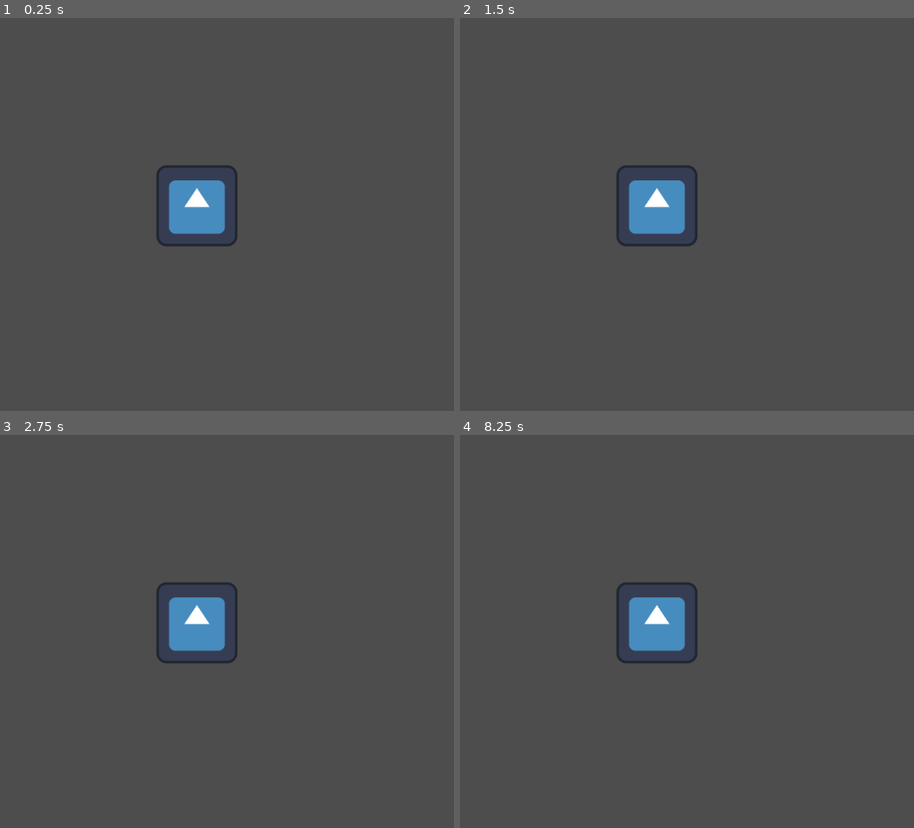
Above: before the commit, frames 1-4 (two rows, left to right).
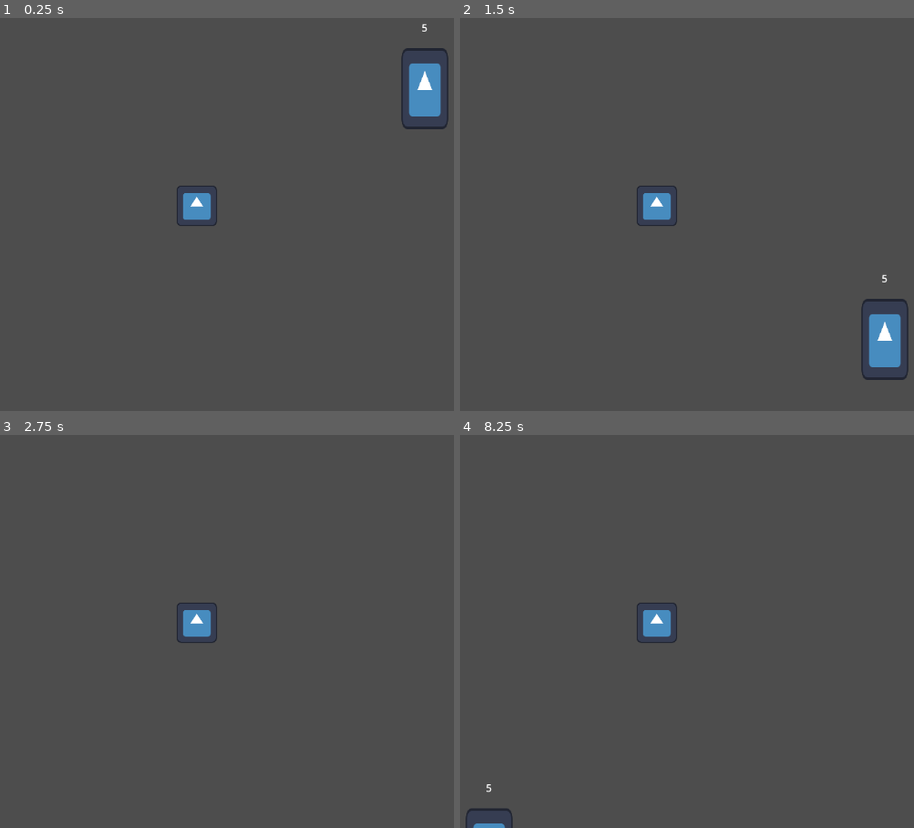
Above: after the commit, the same moments.

Repository: Luksx/GameOff-2024
Game: Godot game, scene res://Scenes/locations/worldtest.tscn
Same seed, same stepped clock (60 frames per second), same inputs: the game is played once before the commit and once after it. The engine's default icon, where the game draws it, is replaced by a stand-in: a white triangle on a blue panel in a dark square.
Inputs:
- Up to frame 1 (0.25 s): no input
- Up to frame 2 (1.5 s): tap Enter at 0.5 s; hold Up (ui_up) from 0.53 s (still down); tap F (melle_attack, bound only after the commit) at 0.6, 1.35 s
- Up to frame 3 (2.75 s): release Up (ui_up) at 2.03 s; hold Left (ui_left) from 2.03 s (still down); tap F (melle_attack, bound only after the commit) at 2.1 s
- Up to frame 4 (8.25 s): tap Space at 2.75, 4.25, 5.75 s; tap F (melle_attack, bound only after the commit) every 0.75 s from 2.85 to 8.1 s; tap Enter at 3.5, 5 s; release Left (ui_left) at 3.53 s; hold Down (ui_down) 3.53-4.28 s; hold Right (ui_right) 4.28-5.03 s; hold Up (ui_up) 5.03-5.78 s; hold Right (ui_right) 5.78-8.03 s; hold Down (ui_down) from 8.03 s (still down)

The runs differ from the first frame. In frame 1, 3.1% of the frame differs, in the area x 34-99%, y 1-59%; in frame 2, 3.1%; in frame 3, 1.9%; in frame 4, 2.0%.

Commit message:
Attack and enemy
Added simple attack and enemy who can punch

Diff:
--- /dev/null
+++ b/Scenes/entities/dummy.tscn
@@ -0,0 +1,28 @@
+[gd_scene load_steps=4 format=3 uid="uid://iconi5qs85mw"]
+
+[ext_resource type="Texture2D" uid="uid://b8in14xftx34b" path="res://icon.svg" id="1_4u66e"]
+[ext_resource type="Script" path="res://Scripts/enemy/dummy.gd" id="1_6csfq"]
+
+[sub_resource type="RectangleShape2D" id="RectangleShape2D_oqp5o"]
+size = Vector2(76, 128)
+
+[node name="CharacterBody2D" type="CharacterBody2D"]
+script = ExtResource("1_6csfq")
+
+[node name="Icon" type="Sprite2D" parent="."]
+scale = Vector2(0.578125, 1)
+texture = ExtResource("1_4u66e")
+
+[node name="hitbox" type="Area2D" parent="."]
+
+[node name="CollisionShape2D" type="CollisionShape2D" parent="hitbox"]
+position = Vector2(1, 0)
+shape = SubResource("RectangleShape2D_oqp5o")
+debug_color = Color(0.841275, 0.340693, 0.460043, 0.42)
+
+[node name="hplabel" type="Label" parent="."]
+offset_left = -5.0
+offset_top = -108.0
+offset_right = 35.0
+offset_bottom = -85.0
+text = "1"
--- a/Scenes/entities/player.tscn
+++ b/Scenes/entities/player.tscn
@@ -1,12 +1,17 @@
-[gd_scene load_steps=4 format=3 uid="uid://cak04eh3nhww6"]
+[gd_scene load_steps=6 format=3 uid="uid://cak04eh3nhww6"]
 
 [ext_resource type="Script" path="res://Scripts/player/movement/player.gd" id="1_ctsd1"]
 [ext_resource type="Texture2D" uid="uid://b8in14xftx34b" path="res://icon.svg" id="1_f43qc"]
+[ext_resource type="Script" path="res://Scripts/player/combat/attackcomponent.gd" id="3_k24vc"]
 
 [sub_resource type="RectangleShape2D" id="RectangleShape2D_6tvk0"]
 size = Vector2(130, 129)
 
+[sub_resource type="CircleShape2D" id="CircleShape2D_tgy0a"]
+radius = 196.471
+
 [node name="player" type="CharacterBody2D"]
+scale = Vector2(0.5, 0.5)
 script = ExtResource("1_ctsd1")
 
 [node name="playersprite" type="Sprite2D" parent="."]
@@ -15,3 +20,15 @@
 [node name="CollisionShape2D" type="CollisionShape2D" parent="."]
 position = Vector2(0, 0.5)
 shape = SubResource("RectangleShape2D_6tvk0")
+
+[node name="attackhitbox" type="Area2D" parent="."]
+
+[node name="CollisionShape2D" type="CollisionShape2D" parent="attackhitbox"]
+shape = SubResource("CircleShape2D_tgy0a")
+debug_color = Color(0.623913, 0.465297, 0.689667, 0.42)
+
+[node name="attackcomponent" type="Node2D" parent="."]
+script = ExtResource("3_k24vc")
+
+[connection signal="area_entered" from="attackhitbox" to="attackcomponent" method="_on_attackhitbox_area_entered"]
+[connection signal="area_exited" from="attackhitbox" to="attackcomponent" method="_on_attackhitbox_area_exited"]
--- a/Scenes/locations/worldtest.tscn
+++ b/Scenes/locations/worldtest.tscn
@@ -1,7 +1,8 @@
-[gd_scene load_steps=3 format=3 uid="uid://dno4c8nflih2c"]
+[gd_scene load_steps=4 format=3 uid="uid://dno4c8nflih2c"]
 
 [ext_resource type="PackedScene" uid="uid://cak04eh3nhww6" path="res://Scenes/entities/player.tscn" id="1_qyhmr"]
 [ext_resource type="PackedScene" uid="uid://dkgcrwxsqgxgy" path="res://Scenes/ui/main_camera.tscn" id="2_hjbcr"]
+[ext_resource type="PackedScene" uid="uid://iconi5qs85mw" path="res://Scenes/entities/dummy.tscn" id="3_ovoyl"]
 
 [node name="worldtest" type="Node2D"]
 
@@ -9,3 +10,6 @@
 position = Vector2(530, 270)
 
 [node name="Camera2D" parent="player" instance=ExtResource("2_hjbcr")]
+
+[node name="CharacterBody2D" parent="." instance=ExtResource("3_ovoyl")]
+position = Vector2(890, 85)
--- /dev/null
+++ b/Scripts/enemy/dummy.gd
@@ -0,0 +1,9 @@
+extends CharacterBody2D
+@onready var hplabel = $hplabel
+
+@export var hp: int = 5
+# Called every frame. 'delta' is the elapsed time since the previous frame.
+func _process(delta):
+	hplabel.text = str(hp)
+func get_damage(damage):
+	hp -= damage
--- /dev/null
+++ b/Scripts/player/combat/attackcomponent.gd
@@ -0,0 +1,13 @@
+extends Node2D
+var current_enemy : CharacterBody2D
+
+func _physics_process(delta):
+	if Input.is_action_just_pressed("melle_attack"):
+		if current_enemy != null:
+			current_enemy.get_damage(1)
+func _on_attackhitbox_area_entered(area):
+	current_enemy = area.get_parent()
+
+
+func _on_attackhitbox_area_exited(area):
+	current_enemy = null
--- a/Scripts/player/movement/player.gd
+++ b/Scripts/player/movement/player.gd
@@ -1,6 +1,7 @@
 extends CharacterBody2D
 
 @export var speed: int = 25000
+
 func _process(delta):
 	var input : Vector2 = Input.get_vector("ui_left", "ui_right", "ui_up", "ui_down")
 	if input != Vector2(0,0):
--- a/project.godot
+++ b/project.godot
@@ -19,6 +19,14 @@
 
 window/stretch/mode="viewport"
 
+[input]
+
+melle_attack={
+"deadzone": 0.5,
+"events": [Object(InputEventKey,"resource_local_to_scene":false,"resource_name":"","device":-1,"window_id":0,"alt_pressed":false,"shift_pressed":false,"ctrl_pressed":false,"meta_pressed":false,"pressed":false,"keycode":0,"physical_keycode":70,"key_label":0,"unicode":102,"location":0,"echo":false,"script":null)
+]
+}
+
 [rendering]
 
 textures/canvas_textures/default_texture_filter=0
